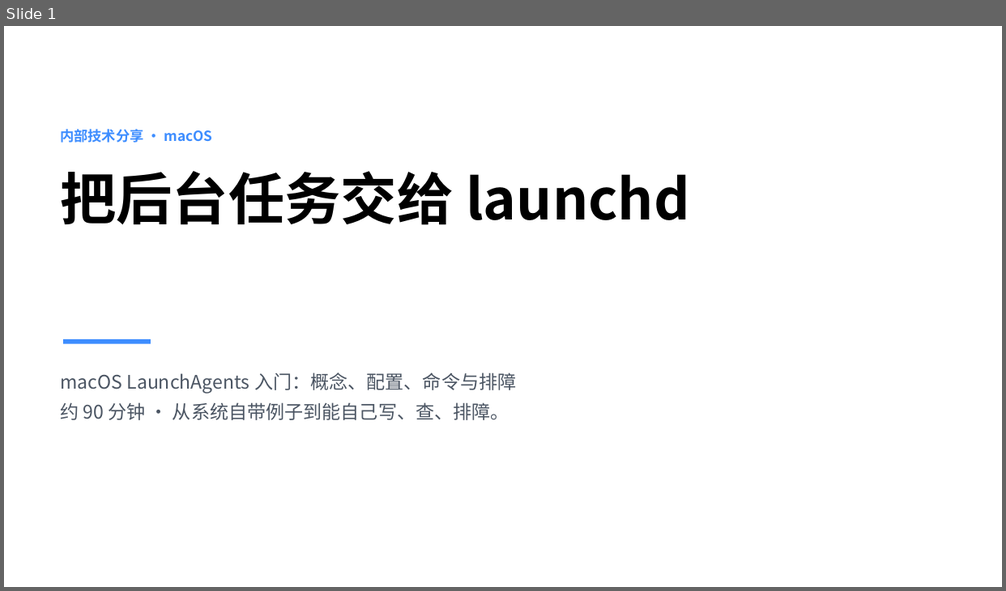
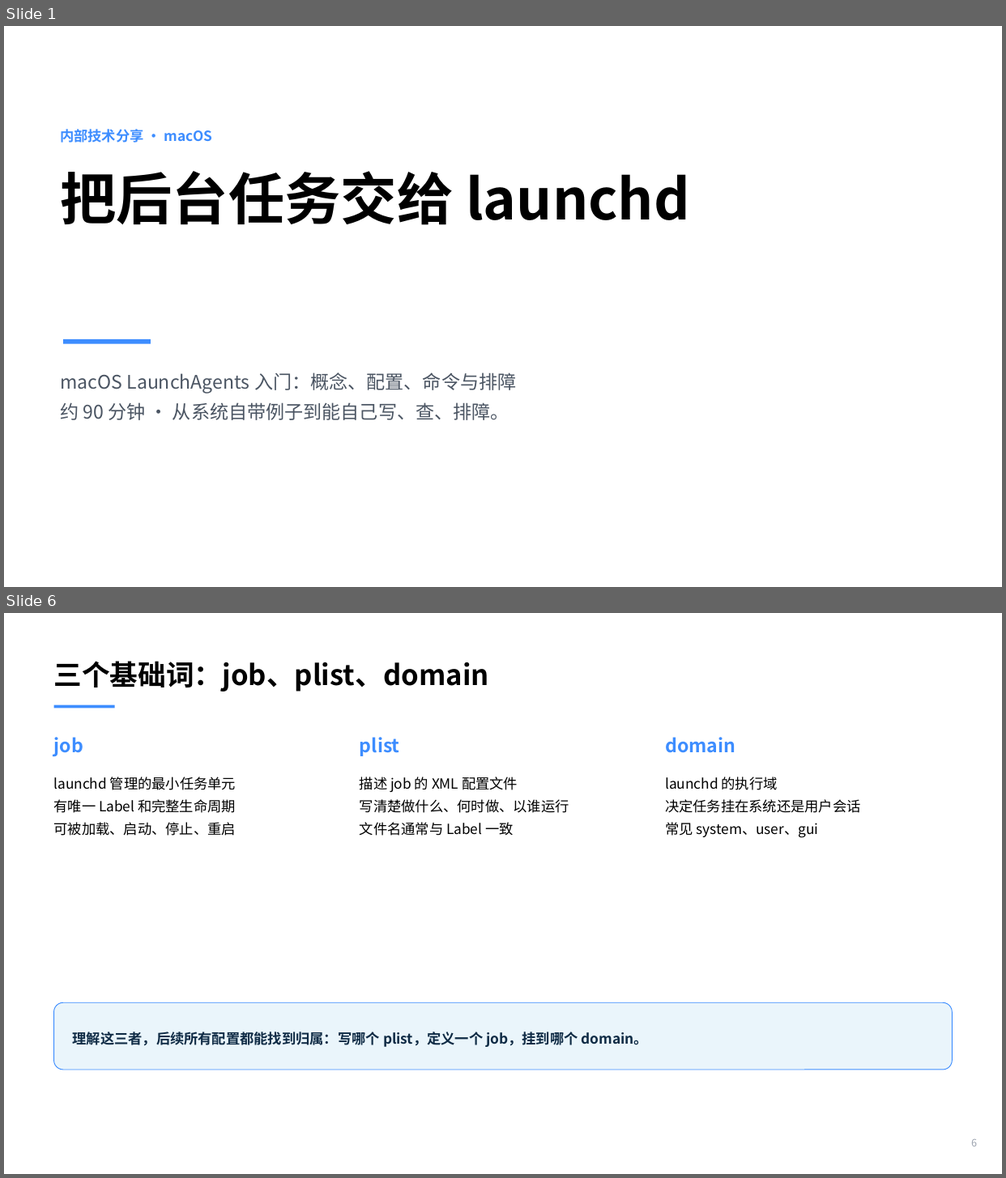
Before and after one commit to taytay198920/daily_study, a slide deck: LaunchAgents分享.pptx. Shown one above the other, each under a label of ours: slide 1 before the commit, slides 1 and 6 after it; the slides between them are not shown. The pictures are 1006x591 and 1006x1178 pixels, drawn with LibreOffice and Linux fonts; fonts in the diff are those of the drawing. Boxes give left, top, right and bottom in pixels: in the first picture for what was removed or moved away, otherwise in the second. Text is boxed around its words. In the diff, an @@ line names an element or a change of style, - is before the commit and + after.

```diff
--- a/LaunchAgents分享.pptx
+++ b/LaunchAgents分享.pptx
@@ slide 6 added at bbox=[4, 613, 1002, 1174], background #FFFFFF @@
@@ text added at bbox=[54, 661, 489, 692], 27 pt, text #000000, bold @@
+三个基础词：job、plist、domain
@@ rectangle added at bbox=[54, 705, 115, 708], fill #3D8DFF @@
@@ text added at bbox=[54, 737, 83, 756], 18 pt, text #3D8DFF, bold @@
+job
@@ text added at bbox=[360, 737, 400, 756], 18 pt, text #3D8DFF, bold @@
+plist
@@ text added at bbox=[665, 737, 735, 753], 18 pt, text #3D8DFF, bold @@
+domain
@@ text added at bbox=[54, 777, 236, 836], 13.5 pt, text #000000 @@
+launchd 管理的最小任务单元
+有唯一 Label 和完整生命周期
+可被加载、启动、停止、重启
@@ text added at bbox=[360, 777, 569, 836], 13.5 pt, text #000000 @@
+描述 job 的 XML 配置文件
+写清楚做什么、何时做、以谁运行
+文件名通常与 Label 一致
@@ text added at bbox=[665, 777, 860, 838], 13.5 pt, text #000000 @@
+launchd 的执行域
+决定任务挂在系统还是用户会话
+常见 system、user、gui
@@ rounded rectangle added at bbox=[54, 1003, 953, 1071], fill #EAF5FB, outline #3D8DFF 0.75 pt @@
@@ text added at bbox=[73, 1032, 648, 1047], 13.5 pt, text #0F2B45, bold @@
+理解这三者，后续所有配置都能找到归属：写哪个 plist，定义一个 job，挂到哪个 domain。
@@ text added at bbox=[971, 1139, 977, 1147], 9.8 pt, text #9CA3AF @@
+6
```
Also in this commit, not shown: 14 slides changed, 8 other slides added, 1 slide removed.
